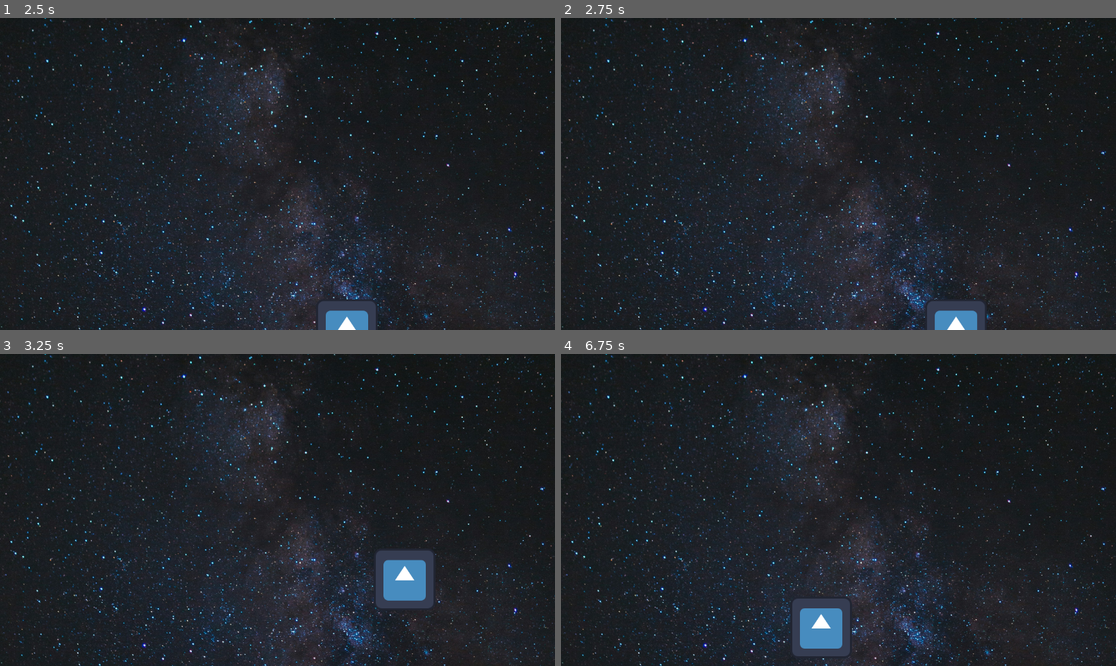
Above: before the commit, frames 1-4 (two rows, left to right).
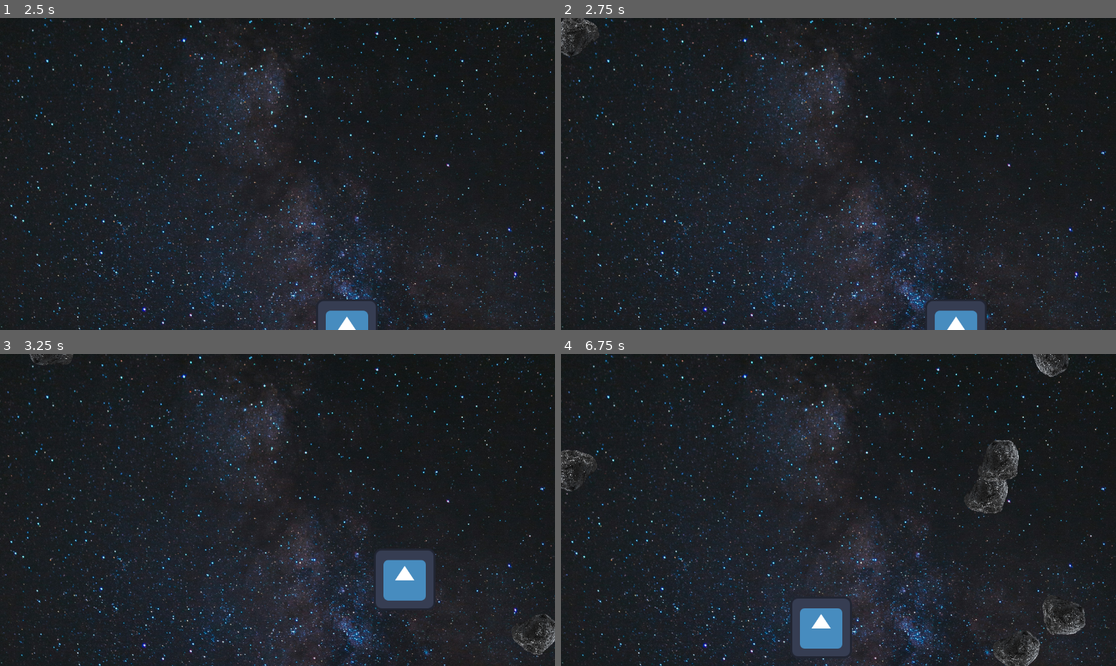
Above: after the commit, the same moments.

Repository: WolfDev616/Space-Cat
Game: Godot game, scene res://scenes/main.tscn
Two runs of this game, one before a commit and one after it. Both use one fixed random seed, a clock stepped at 60 frames per second and the inputs below. The engine's default icon, where the game draws it, is replaced by a stand-in: a white triangle on a blue panel in a dark square.
Inputs:
- Up to frame 1 (2.5 s): tap Enter at 0.5 s; hold D (right) 0.53-1.28 s; hold S (down) 1.28-2.03 s; hold D (right) from 2.03 s (still down)
- Up to frame 2 (2.75 s): keep holding D (right)
- Up to frame 3 (3.25 s): release D (right) at 2.78 s; hold W (up) from 2.78 s (still down)
- Up to frame 4 (6.75 s): release W (up) at 3.53 s; hold A (left) 3.53-5.03 s; hold S (down) 5.03-5.78 s; hold D (right) 5.78-6.53 s; hold W (up) from 6.53 s (still down)

Frame 1 is identical in both runs. In frame 2, 0.3% of the frame differs, in the area x 0-7%, y 0-13%; in frame 3, 0.4%; in frame 4, 1.8%, in the area x 0-95%, y 0-100%.

Commit message:
Mobs spawning and rotation implemented

Diff:
--- a/scenes/main.tscn
+++ b/scenes/main.tscn
@@ -5,9 +5,9 @@
 [ext_resource type="PackedScene" uid="uid://c5g7uhs1nvp77" path="res://scenes/mob.tscn" id="2_jyhfs"]
 [ext_resource type="PackedScene" uid="uid://bmavcsqfu2br5" path="res://scenes/background.tscn" id="4_jyhfs"]
 
-[sub_resource type="Curve2D" id="Curve2D_o5qli"]
+[sub_resource type="Curve2D" id="Curve2D_jyhfs"]
 _data = {
-"points": PackedVector2Array(0, 0, 0, 0, 56, 48, 0, 0, 0, 0, 1096, 64, 0, 0, 0, 0, 1096, 584, 0, 0, 0, 0, 56, 584, 0, 0, 0, 0, 56, 48)
+"points": PackedVector2Array(0, 0, 0, 0, 0, 0, 0, 0, 0, 0, 1160, 0, 0, 0, 0, 0, 1152, 648, 0, 0, 0, 0, 0, 648, 0, 0, 0, 0, 0, 0)
 }
 point_count = 5
 
@@ -33,12 +33,10 @@
 [node name="StartPosition" type="Marker2D" parent="." unique_id=212879197]
 position = Vector2(240, 450)
 
-[node name="MobPath" type="Path2D" parent="." unique_id=1587733615]
-curve = SubResource("Curve2D_o5qli")
+[node name="MobPath" type="Path2D" parent="." unique_id=1700923403]
+curve = SubResource("Curve2D_jyhfs")
 
-[node name="MobSpawnLocation" type="PathFollow2D" parent="MobPath" unique_id=1794588174]
-position = Vector2(56, 48)
-rotation = 0.015383402
+[node name="MobSpawnLocation" type="PathFollow2D" parent="MobPath" unique_id=1476937291]
 
 [connection signal="hit" from="Player" to="." method="game_over"]
 [connection signal="timeout" from="MobTimer" to="." method="_on_mob_timer_timeout"]
--- a/scripts/main.gd
+++ b/scripts/main.gd
@@ -20,7 +20,8 @@
 	score += 1
 
 func _on_start_timer_timeout() -> void:
-	pass # Replace with function body.
+	$MobTimer.start()
+	$ScoreTimer.start()
 
 func _on_mob_timer_timeout() -> void:
 
--- a/scripts/mob.gd
+++ b/scripts/mob.gd
@@ -1,9 +1,11 @@
 extends RigidBody2D
 
 
+func _ready():
+	angular_velocity = 2.0
 
-func _process(float) -> void:
-	rotation += 0.01
+func _process(delta: float) -> void:
+	rotation += 0.1 * delta
 
 func _on_visible_on_screen_notifier_2d_screen_exited() -> void:
 	queue_free()
